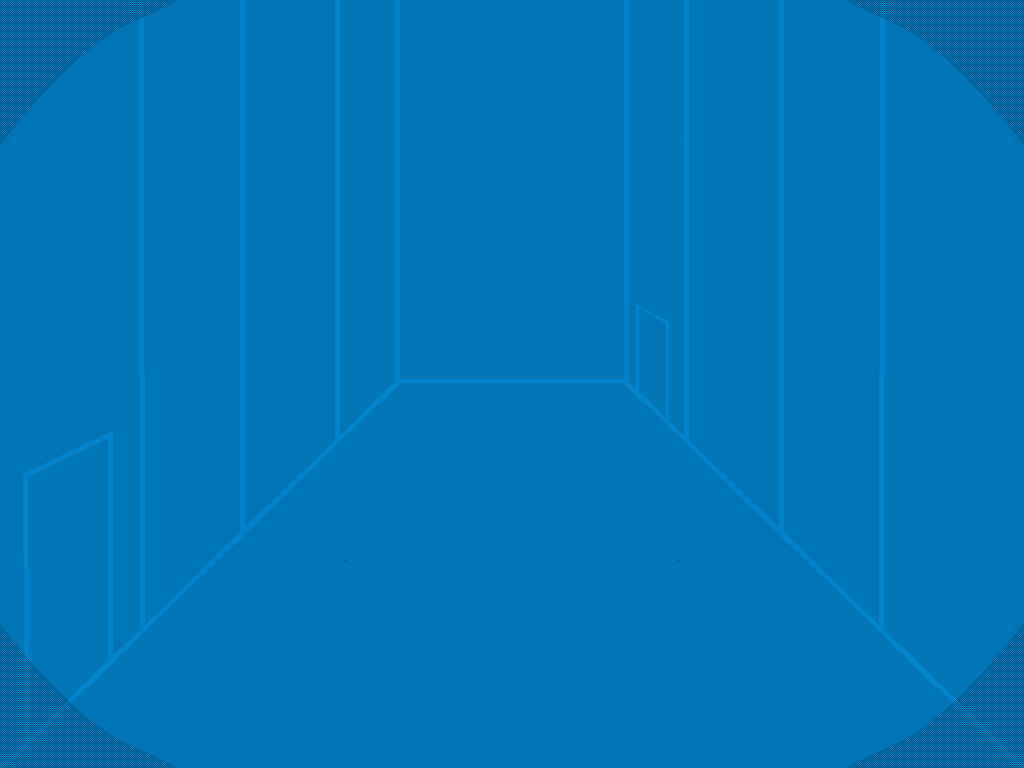
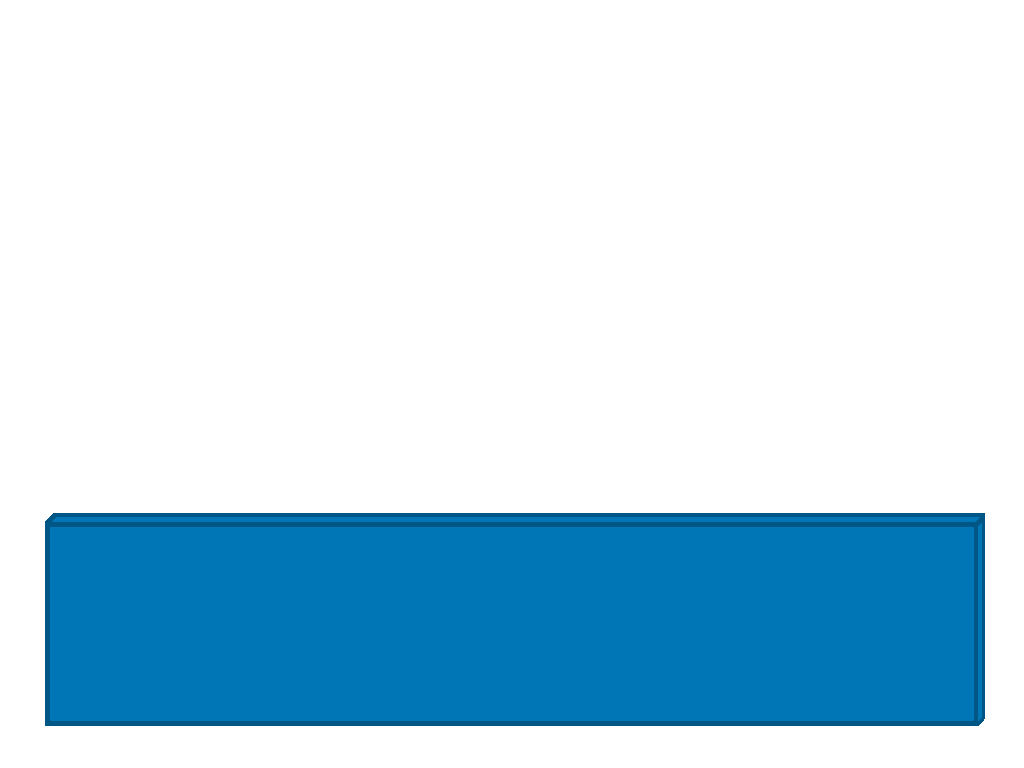
Two versions of the same layered image (w=1024, h=768). Layer-by-layer changes:
showed "ui box", painted on it over [0, 0, 1024, 768]
hid "tv effect new" (1st of 3), painted on it over [0, 192, 895, 768]
hid "tv effect new" (2nd of 3), painted on it over [0, 0, 1024, 768]
hid "tv effect new" (3rd of 3), painted on it over [0, 0, 1024, 768]
hid "scenario", painted on it over [0, 0, 1024, 768]
hid "Background", painted on it over [0, 0, 1024, 768]
